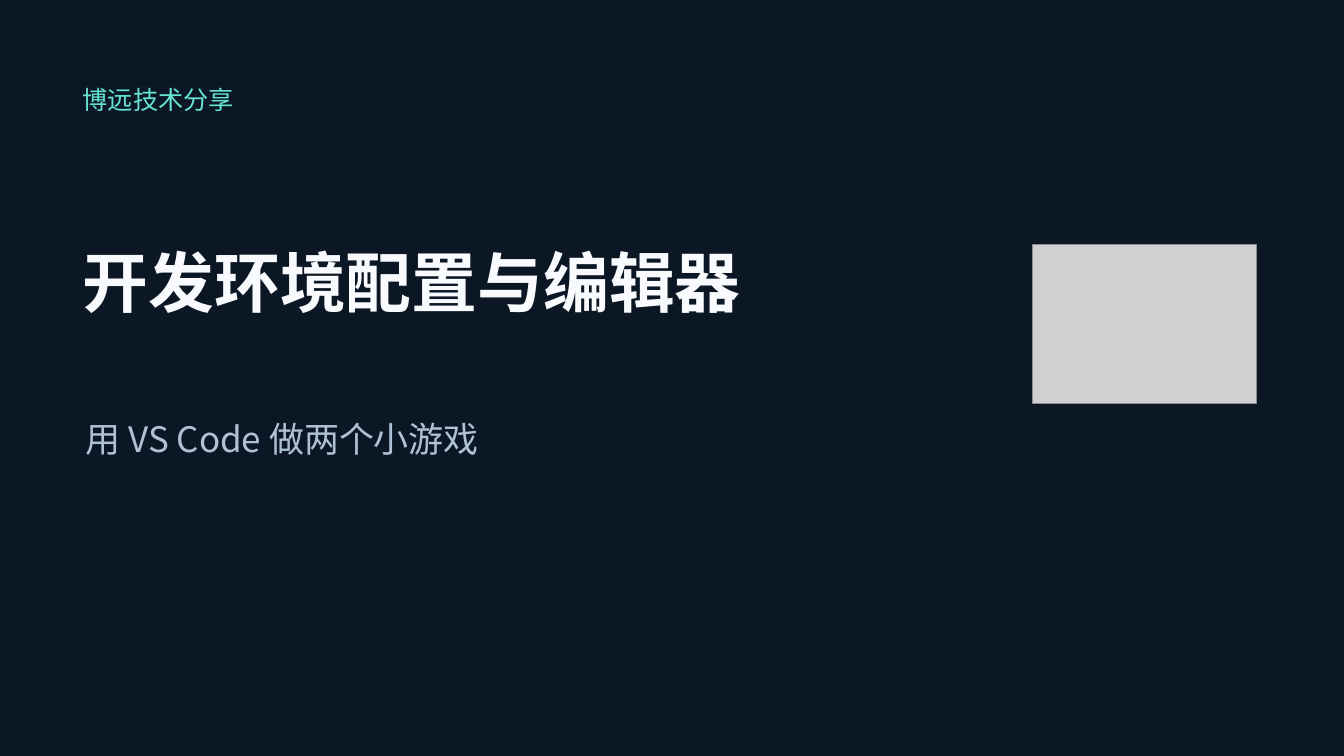
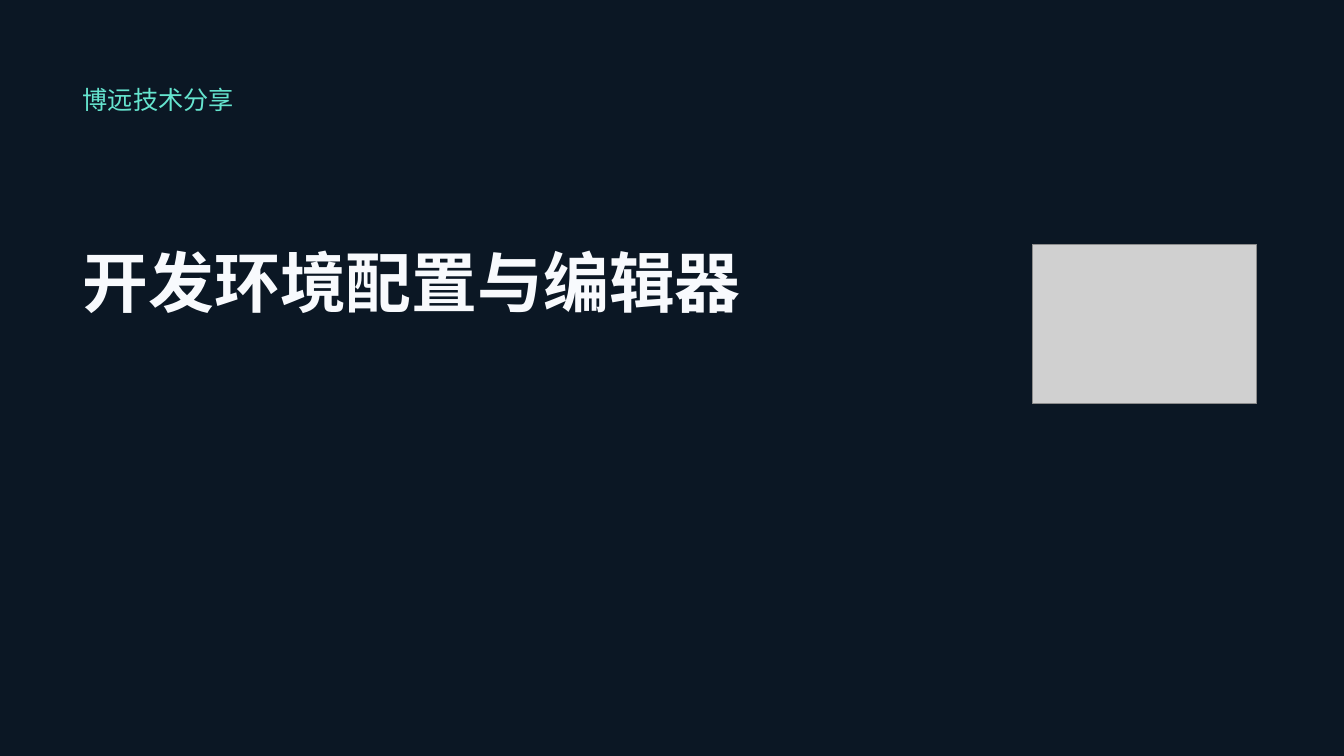
Before and after one commit to Zewang0217/boyuan-tech-sharing-lesson-01, a slide deck: slide 1 of materials/开发环境配置与编辑器.pptx. Drawn at 1344x756 pixels with LibreOffice and Linux fonts; fonts in the diff are those of the drawing; grey boxes stand for pictures. Boxes give left, top, right and bottom in pixels: in the first picture for what was removed or moved away, otherwise in the second. Text is boxed around its words. In the diff, an @@ line names an element or a change of style, - is before the commit and + after.

Commit message:
docs(lesson): 补齐工具链与 AI 章节，改用激活环境启动
- 课件从 36 页扩到 56 页：GitHub 仓库页与许可证、练手仓库、编辑器谱系与截图、VS Code 介绍与打开项目、包管理器、推荐扩展、DevTools、npm/npx、装依赖演示、AI 章节
- 两个 README 改为 source .venv/bin/activate 启动，补充 uv 与 GUESS_TARGET 固定谜底写法
- 补充 MIT LICENSE、Windows 快捷键 PDF、图标与书封素材，忽略 Office 锁文件

```diff
--- a/materials/开发环境配置与编辑器.pptx
+++ b/materials/开发环境配置与编辑器.pptx
@@ text removed at (x1=86, y1=422, x2=479, y2=455) @@
-用 VS Code 做两个小游戏
```
Also in this commit, not shown: 5 other slides changed, 20 slides added, 31 other files.
